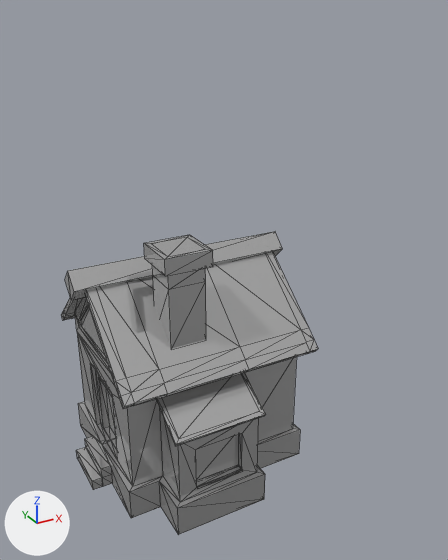
Renders of the glTF model src/models/low_poly_house.glb from each side of a commit.
The view is the same before and after, from a camera (50 mm lens) standing at (-83.4, -118.2, 106.1) and looking at (-7.6, 19.6, 37.3). The lights are fixed; the arrows at lower left show +X, +Y and +Z. Mesh edges are drawn as thin lines. Where no turn or scale is listed for an object, it has been applied to the vertices. Vertices at the same position are counted once.

In view in the first picture: 'Box001_02 - Default_0', 'Box003_02 - Default_0', 'Box004_02 - Default_0', 'Box005_02 - Default_0', 'Box006_02 - Default_0', 'Box007_02 - Default_0'.
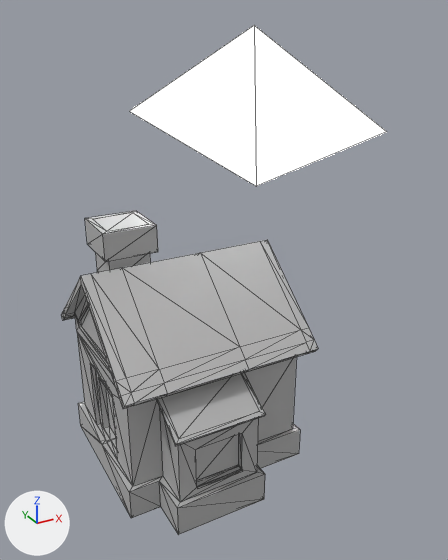
The newer file is also turned or shifted as a whole; pictures and numbers use the older file's frame.

Edits to the bpy script that builds the scene:
```text
Change mat_02___default:
    mat_02___default.roughness: 0.0 -> 0.754
Add mat_material_001:
    mat_material_001 = principled_material('Material.001')
    mat_material_001.base_color = (0.8, 0.8, 0.8)  # white #e7e7e7
    mat_material_001.emission_strength = 8.3
Change me_box007_02___default_0:
    where me_box007_02___default_0.from_pydata(...)  # 24 vertices, 44 faces; spans x -5.5..5.5, y -5.5..5.5, z 0.0..21.5
    used by ob_box007_02___default_0; location = (-32.9, -6.3, 38.7)
    me_box007_02___default_0 part 1: the whole mesh is scaled about its middle by (1.17, 1.17, 1.78), then moved by (-5.4, 19.8, -7.8)
Add me_plane:
    me_plane.from_pydata([(-15.4, -23.5, 27.8), (31.8, -23.5, -2.2), (-31.8, 23.5, 2.2), (15.4, 23.5, -27.8)], [], [(0, 1, 3), (0, 3, 2)])
    me_plane.materials.append(mat_material_001)  # white #e7e7e7
Remove ob_box003_02___default_0:
    ob_box003_02___default_0 = bpy.data.objects.new('Box003_02 - Default_0', me_box003_02___default_0)
    ob_box003_02___default_0.location = (-49.9, 5.6, 4.0)
Remove ob_box004_02___default_0:
    ob_box004_02___default_0 = bpy.data.objects.new('Box004_02 - Default_0', me_box004_02___default_0)
    ob_box004_02___default_0.location = (-49.9, 5.6, 1.3)
Remove ob_box005_02___default_0:
    ob_box005_02___default_0 = bpy.data.objects.new('Box005_02 - Default_0', me_box005_02___default_0)
    ob_box005_02___default_0.location = (-52.3, 5.6, 1.3)
Remove ob_box006_02___default_0:
    ob_box006_02___default_0 = bpy.data.objects.new('Box006_02 - Default_0', me_box006_02___default_0)
    ob_box006_02___default_0.location = (-27.0, 3.8, 49.2)
Add ob_plane:
    ob_plane = bpy.data.objects.new('Plane', me_plane)
    ob_plane.location = (18.4, 46.9, 74.2)
```

Changed parts and their boxes (x1, y1, x2, y2) in the pictures (448 x 560 px):
'Box001_02 - Default_0', surface changed: (61, 240, 317, 535) in both
'Plane', added: after (130, 26, 386, 186)
'Box007_02 - Default_0', surface changed, mesh rescaled: before (144, 235, 213, 349); after (85, 211, 158, 273)
'Box006_02 - Default_0', deleted: before (65, 231, 282, 300)
'Box005_02 - Default_0', deleted: before (76, 447, 103, 490)
'Box003_02 - Default_0', deleted: before (85, 436, 111, 478)
'Box004_02 - Default_0', deleted: before (102, 475, 112, 486)
